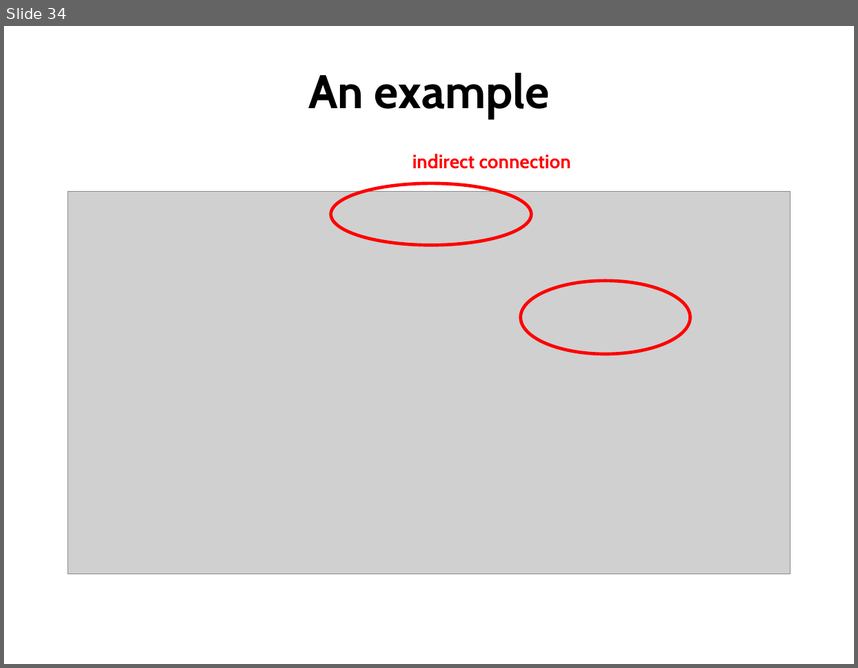
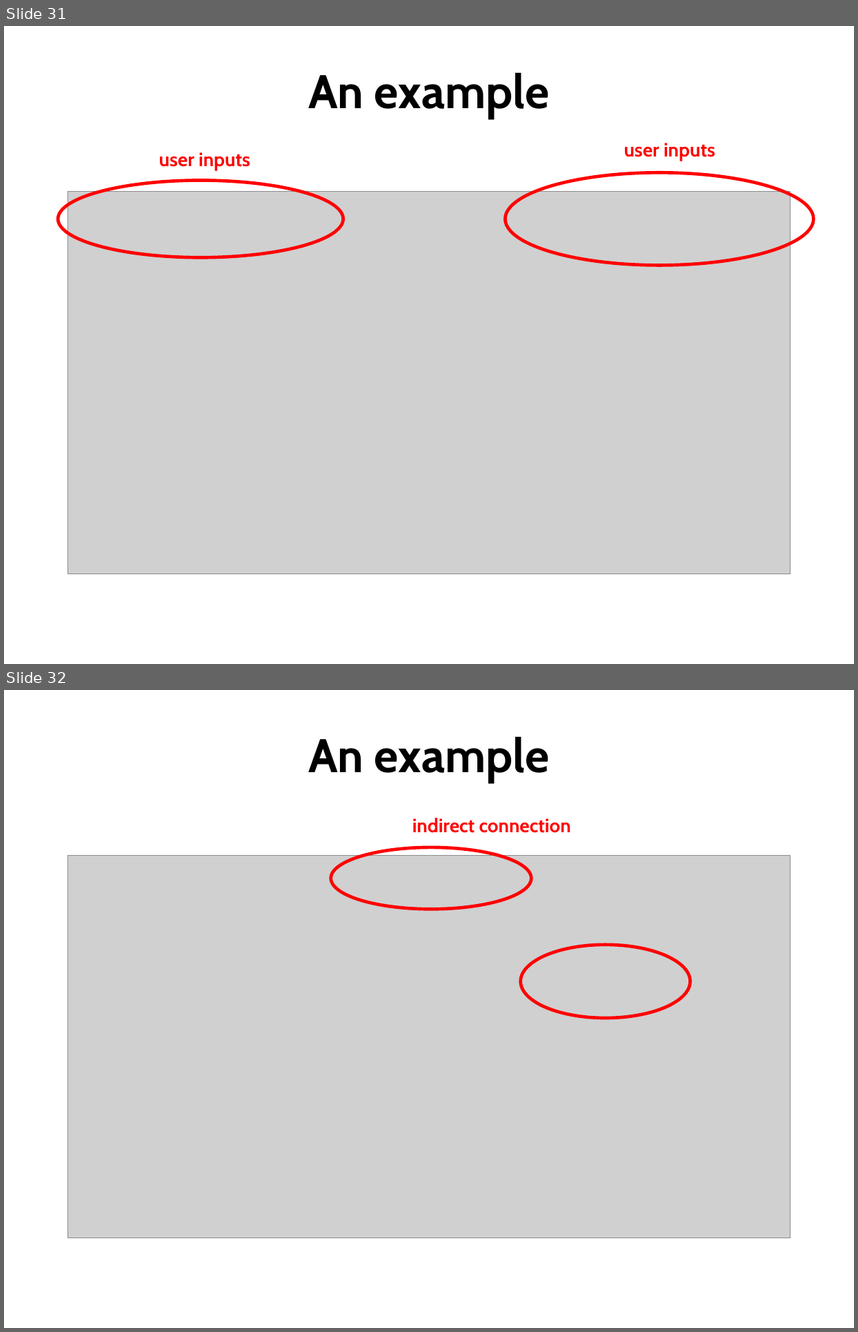
Before and after one commit to hishamhm/thesis, a slide deck: presentation/presentation.odp. Shown one above the other, each under a label of ours: slide 34 before the commit, slides 31 and 32 after it. The pictures are 858x668 and 858x1332 pixels, drawn with LibreOffice and Linux fonts; fonts in the diff are those of the drawing; grey boxes stand for pictures. Boxes give left, top, right and bottom in pixels: in the first picture for what was removed or moved away, otherwise in the second. Text is boxed around its words. In the diff, an @@ line names an element or a change of style, - is before the commit and + after.

```diff
--- a/presentation/presentation.odp
+++ b/presentation/presentation.odp
@@ slide 31 added at [4,26,854,664], background #FFFFFF @@
@@ title added at [308,72,549,118], 44 pt, text #000000, bold @@
+An example
@@ text added at [624,143,715,161], 18 pt, text #FF0000, bold @@
+user inputs
@@ text added at [159,152,250,170], 18 pt, text #FF0000, bold @@
+user inputs
@@ ellipse added at [58,181,343,257], outline #FF0000 3 pt @@
@@ picture added at [68,191,791,574] @@
@@ ellipse added at [506,172,814,265], outline #FF0000 3 pt @@
@@ what was slide 34 is now slide 32 @@
```
Also in this commit, not shown: 2 slides changed, 5 other slides added, 7 slides removed, 1 other file.
